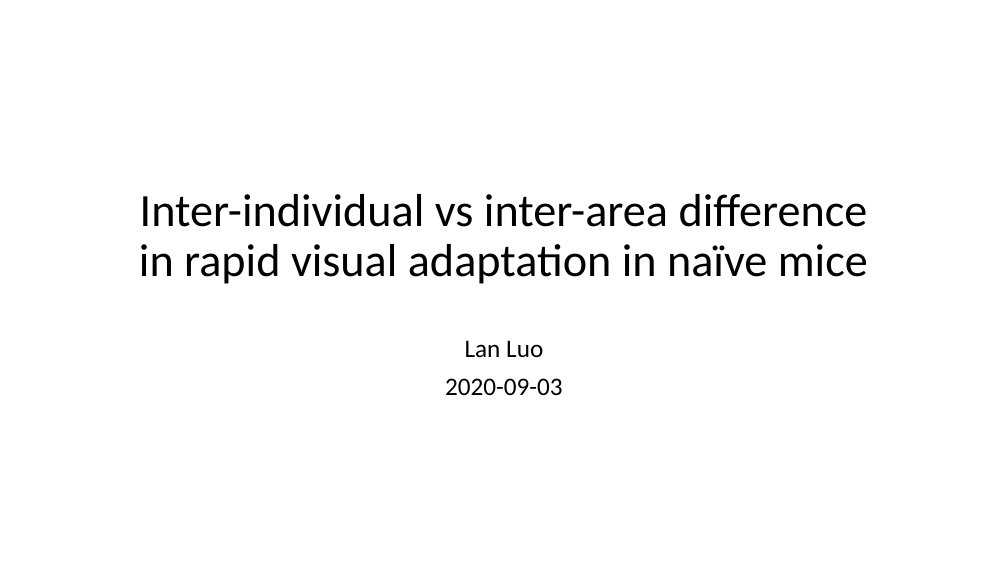
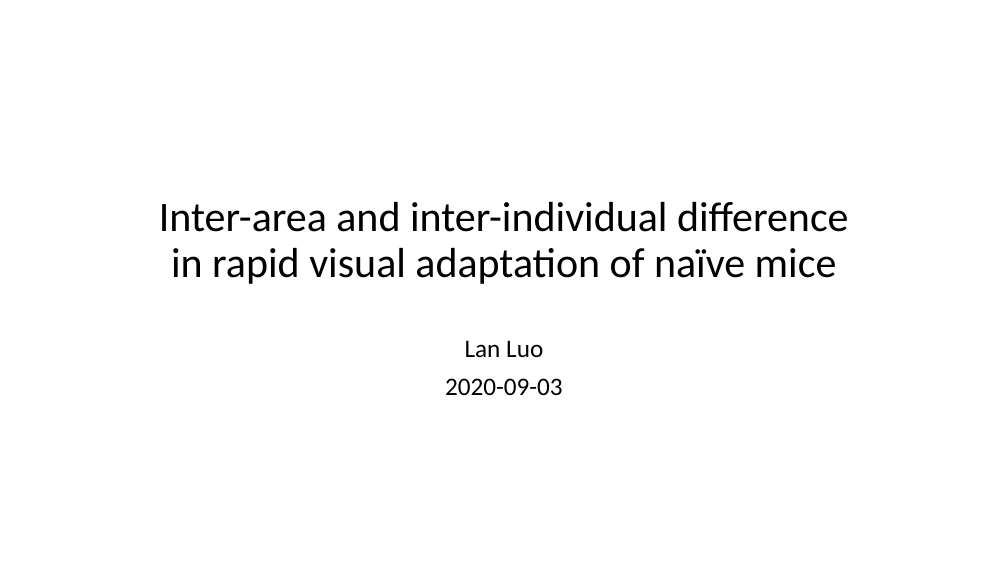
Before and after one commit to lanluo9/inter, a slide deck: slide 1 of code/Jin2020/200903_LL.pptx. Drawn at 1008x567 pixels with LibreOffice and Linux fonts; fonts in the diff are those of the drawing. Boxes give left, top, right and bottom in pixels: in the first picture for what was removed or moved away, otherwise in the second. Text is boxed around its words. In the diff, an @@ line names an element or a change of style, - is before the commit and + after.

```diff
--- a/code/Jin2020/200903_LL.pptx
+++ b/code/Jin2020/200903_LL.pptx
@@ title at (x1=159, y1=202, x2=849, y2=284): text changed; size 44 to 40 pt @@
-Inter-individual vs inter-area difference in rapid visual adaptation in naïve mice
+Inter-area and inter-individual difference
+in rapid visual adaptation of naïve mice
```
Also in this commit, not shown: 11 other slides changed, 3 slides added, 46 other files.
